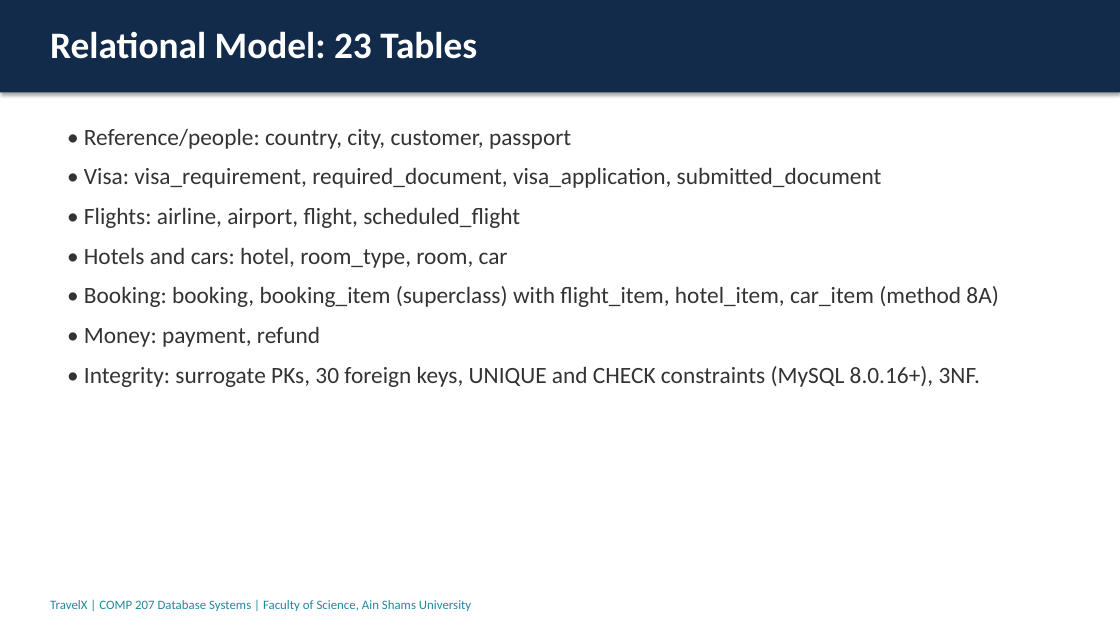
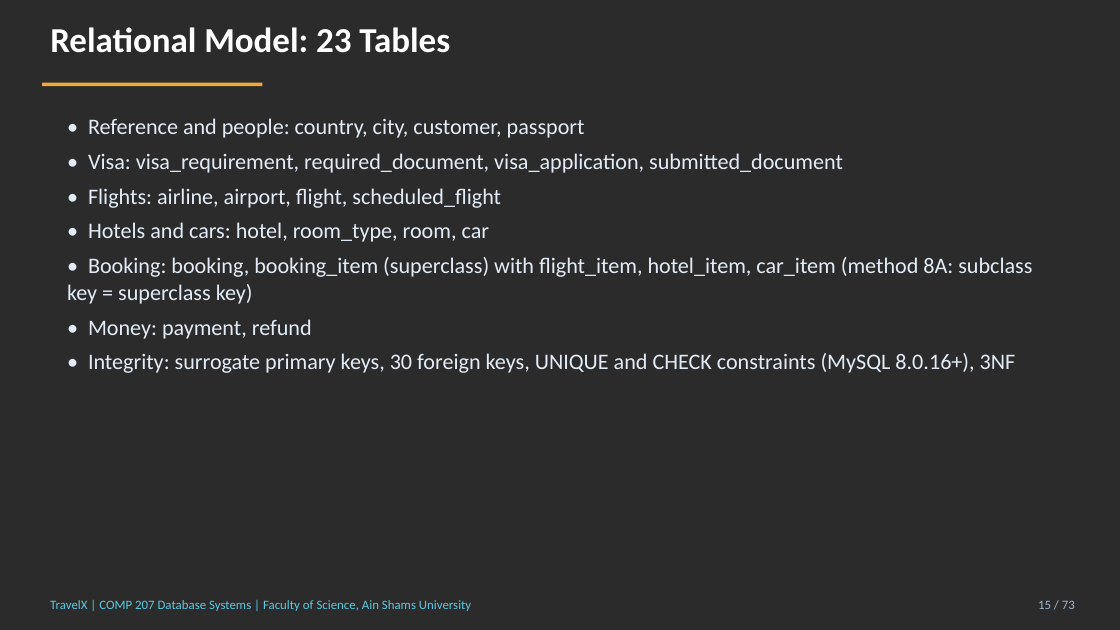
Before and after one commit to aw2818726-eng/travelx-comp207, a slide deck: slide 15 of presentation/TravelX_Presentation.pptx (slide 6 before the commit). Drawn at 1120x630 pixels with LibreOffice and Linux fonts; fonts in the diff are those of the drawing; background and template pictures are left out; a plain dark background stands for a picture behind light text. Boxes give left, top, right and bottom in pixels: in the first picture for what was removed or moved away, otherwise in the second. Text is boxed around its words. In the diff, an @@ line names an element or a change of style, - is before the commit and + after.

```diff
--- a/presentation/TravelX_Presentation.pptx
+++ b/presentation/TravelX_Presentation.pptx
@@ background #FFFFFF to picture (left out) @@
@@ rectangle removed at [0,0,1120,92] @@
@@ text "Relational Model: 23 Tables" at [50,27,450,53]: size 32 to 30 pt; more space between paragraphs @@
@@ rectangle added at [42,82,262,86], fill #F2A93B @@
@@ text "• Reference and people: country, ...": place and size @@
-text "• Reference and people: country, ..." at [84,128,998,387]
+text "• Reference and people: country, ..." at [67,118,1032,373]
@@ text at [88,118,585,138]: text changed; size 20 to 19 pt; text colour #333333 to #E3ECF6 @@
-• Reference/people: country, city, customer, passport
+• Reference and people: country, city, customer, passport
@@ text at [88,153,843,339]: size 20 to 19 pt, text colour #333333 to #E3ECF6 in "• Visa: visa_requirement, required_document, visa_applicatio ...", "• Flights: airline, airport, flight, scheduled_flight", "• Hotels and cars: hotel, room_type, room, ...", "• Money: payment, refund"; less space between paragraphs @@
@@ text at [67,257,1032,304]: text changed; size 20 to 19 pt; text colour #333333 to #E3ECF6 @@
-• Booking: booking, booking_item (superclass) with flight_item, hotel_item, car_item (method 8A)
+• Booking: booking, booking_item (superclass) with flight_item, hotel_item, car_item (method 8A: subclass key = superclass key)
@@ text at [88,353,1016,373]: text changed; size 20 to 19 pt; text colour #333333 to #E3ECF6 @@
-• Integrity: surrogate PKs, 30 foreign keys, UNIQUE and CHECK constraints (MySQL 8.0.16+), 3NF.
+• Integrity: surrogate primary keys, 30 foreign keys, UNIQUE and CHECK constraints (MySQL 8.0.16+), 3NF
@@ text "TravelX | COMP 207 Database ..." at [50,600,471,611]: text colour #1F8A9E to #5CC8E0; more space between paragraphs @@
@@ text added at [1038,600,1075,609], 11 pt, text #9FB6CC @@
+15 / 73
```
Also in this commit, not shown: 17 other slides changed, 55 slides added, 3 slides removed, 1 other file.
